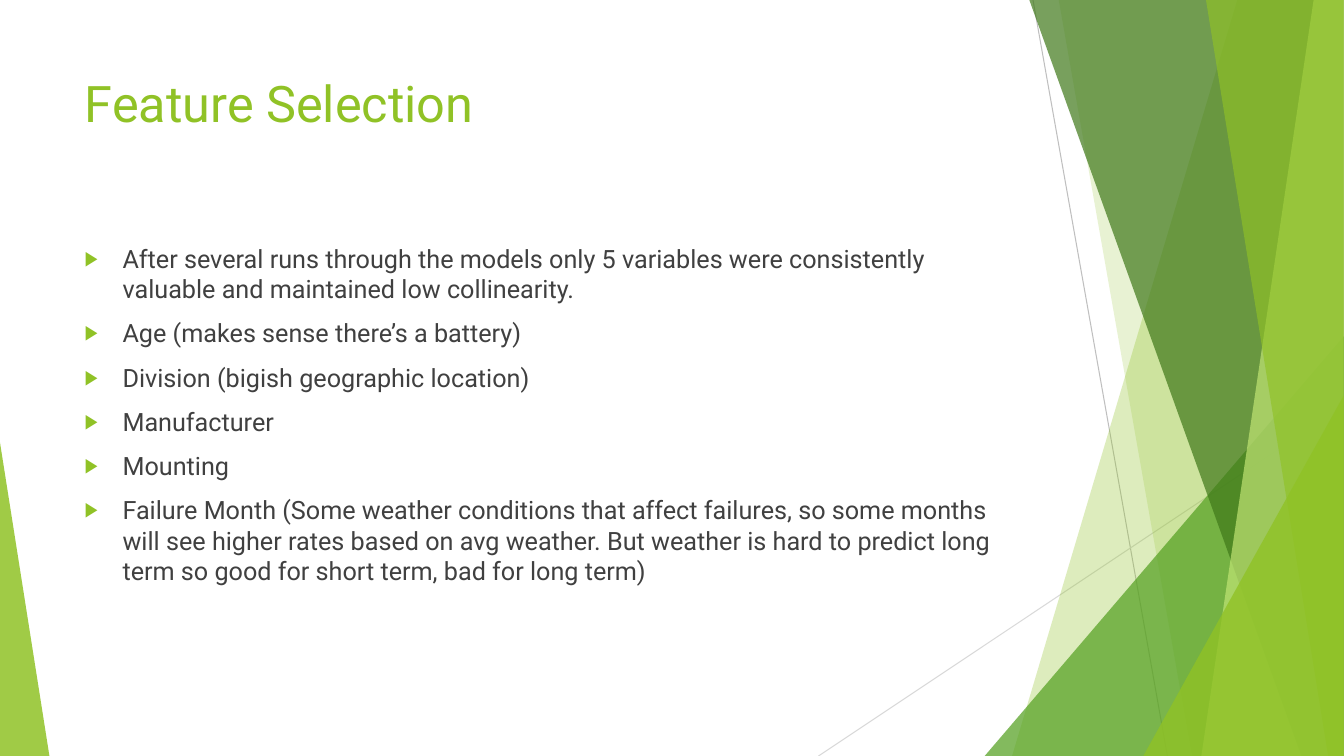
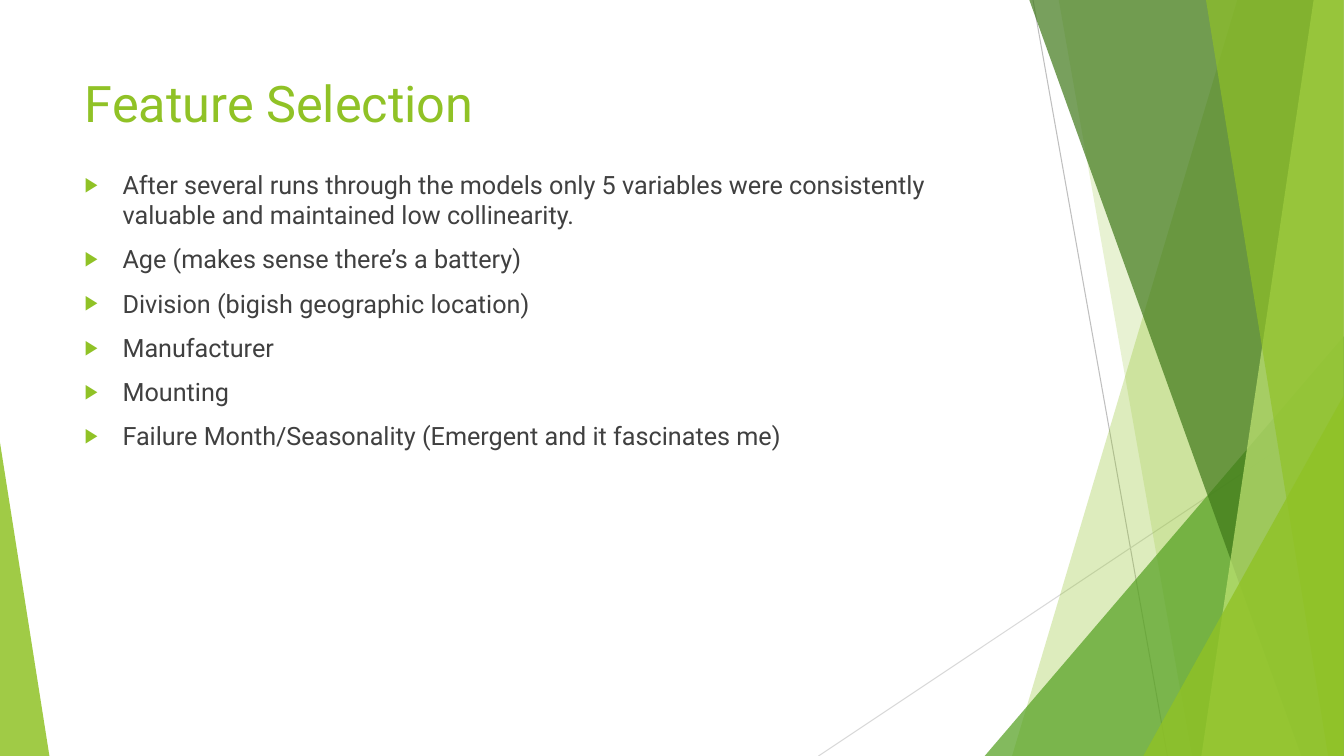
Before and after one commit to RedDirtSixKiller/Final_Project, a slide deck: slide 5 of Forecasting Module Failures.pptx. Drawn at 1344x756 pixels with LibreOffice and Linux fonts; fonts in the diff are those of the drawing. Boxes give left, top, right and bottom in pixels: in the first picture for what was removed or moved away, otherwise in the second. Text is boxed around its words. In the diff, an @@ line names an element or a change of style, - is before the commit and + after.

```diff
--- a/Forecasting Module Failures.pptx
+++ b/Forecasting Module Failures.pptx
@@ text "After several runs through the ...": place and size @@
-text "After several runs through the ..." at (123,249,990,586)
+text "After several runs through the ..." at (123,175,924,451)
@@ text at (123,425,780,451): text changed @@
-▶ Failure Month (Some weather conditions that affect failures, so some months will see higher rates based on avg weather. But weather is hard to predict long term so good for short term, bad for long term)
+▶ Failure Month/Seasonality (Emergent and it fascinates me)
```
Also in this commit, not shown: 5 other slides changed, 2 slides added, 5 other files.
